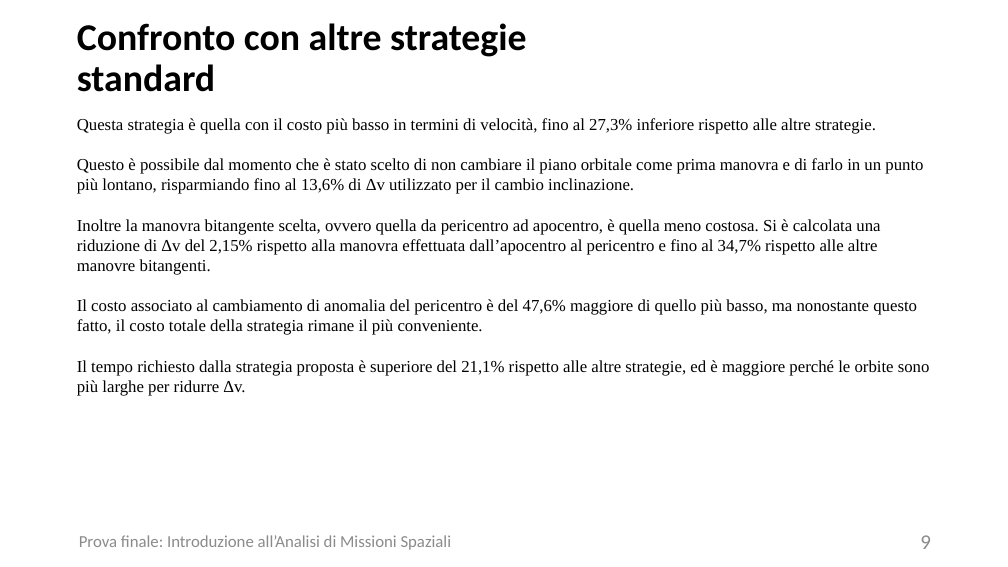
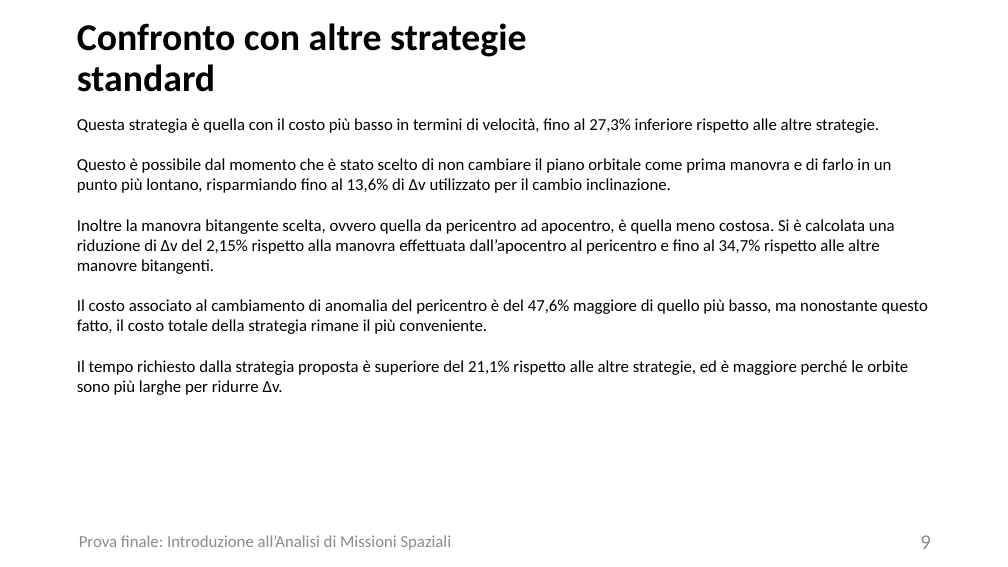
Before and after one commit to turcualexd/IAMS-progetto, a slide deck: slide 9 of Modelli relazione/Power C13.pptx. Drawn at 1008x567 pixels with LibreOffice and Linux fonts; fonts in the diff are those of the drawing. Boxes give left, top, right and bottom in pixels: in the first picture for what was removed or moved away, otherwise in the second. Text is boxed around its words. In the diff, an @@ line names an element or a change of style, - is before the commit and + after.

```diff
--- a/Modelli relazione/Power C13.pptx
+++ b/Modelli relazione/Power C13.pptx
@@ text "Questa strategia è quella con ..." at (77,118,928,395): font Times New Roman to Calibri @@
```
Also in this commit, not shown: 1 other slide changed.
